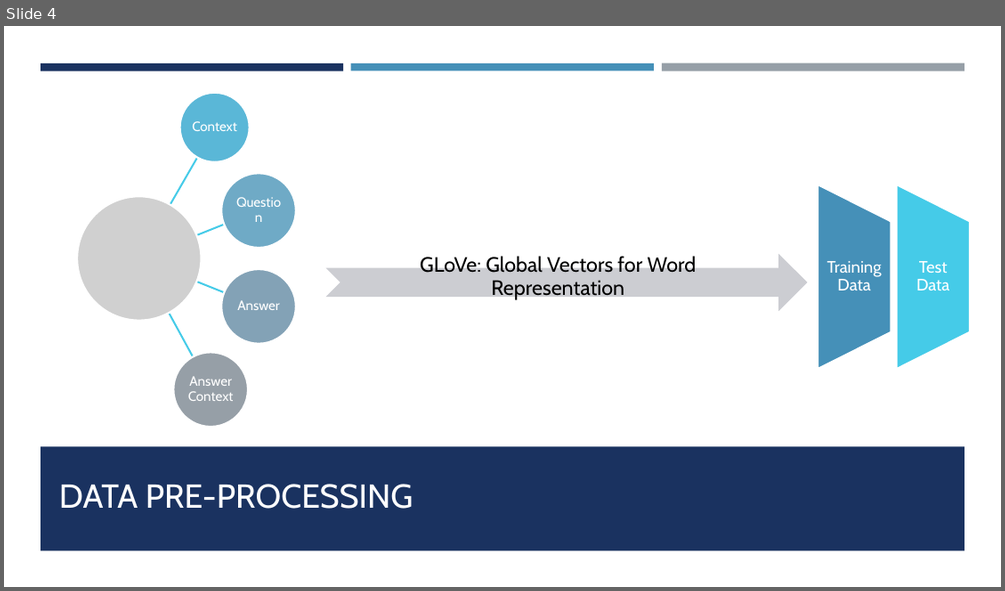
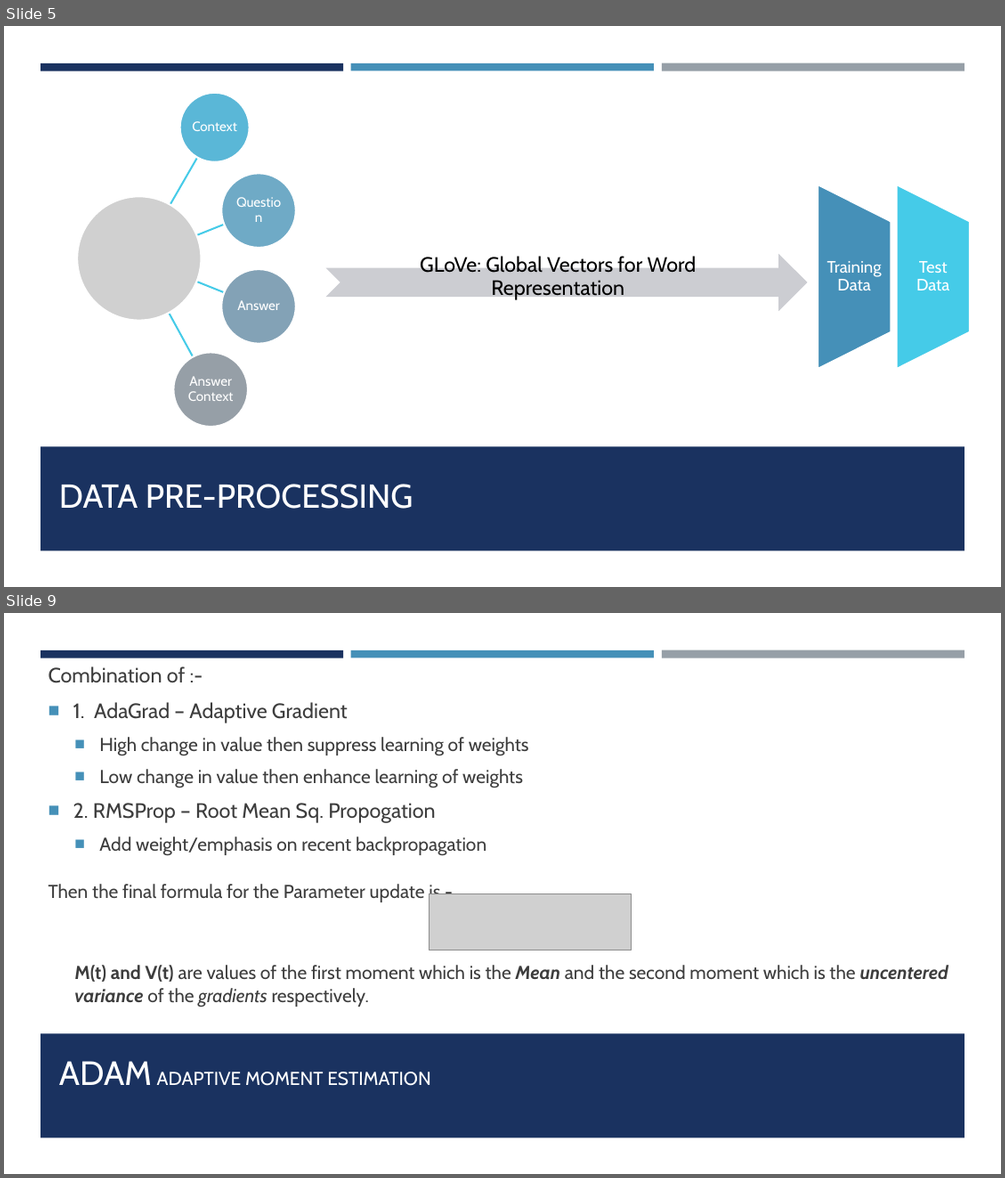
Before and after one commit to nameinmaking/Archie-A-Natural-Language-Question-Answering-Software, a slide deck: Archie - Project Presentaion.pptx. Shown one above the other, each under a label of ours: slide 4 before the commit, slides 5 and 9 after it; the slides between them are not shown. The pictures are 1005x591 and 1005x1178 pixels, drawn with LibreOffice and Linux fonts; fonts in the diff are those of the drawing; grey boxes stand for pictures. Boxes give left, top, right and bottom in pixels: in the first picture for what was removed or moved away, otherwise in the second. Text is boxed around its words. In the diff, an @@ line names an element or a change of style, - is before the commit and + after.

```diff
--- a/Archie - Project Presentaion.pptx
+++ b/Archie - Project Presentaion.pptx
@@ slide 9 added at bbox=[4, 613, 1001, 1174], background #FFFFFF; not listed: 4 template elements that a slide beside it also shows @@
@@ text added at bbox=[48, 666, 948, 1007], 18 pt, text #3D3D3D @@
+Combination of :-
+■ 1. AdaGrad – Adaptive Gradient
+  ■ High change in value then suppress learning of weights
+  ■ Low change in value then enhance learning of weights
+■ 2. RMSProp – Root Mean Sq. Propogation
+  ■ Add weight/emphasis on recent backpropagation
+Then the final formula for the Parameter update is -
+  M(t) and V(t) are values of the first moment which is the Mean and the second moment which is the uncentered variance of the gradients respectively.
@@ picture added at bbox=[429, 893, 631, 949] @@
@@ title added at bbox=[59, 1061, 431, 1086], 18 pt, text #FFFFFF @@
+ADAM ADAPTIVE MOMENT ESTIMATION
@@ what was slide 4 is now slide 5 @@
```
Also in this commit, not shown: 3 slides changed, 7 other slides added, 2 slides removed, 36 other files.
